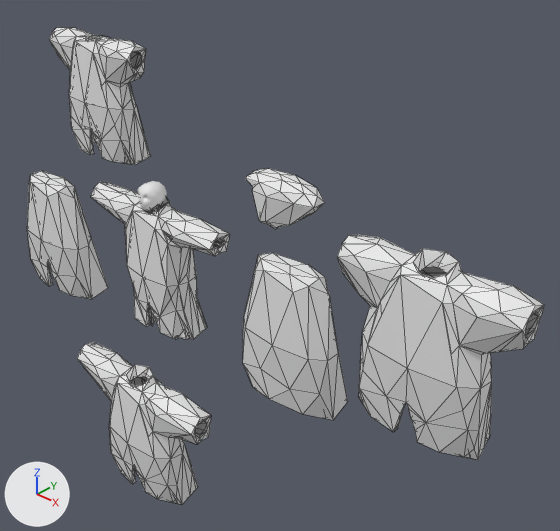
What one commit did to the Blender file maybraid/art/characters/clothes/proto_robe.blend.
Rendered twice from a 50 mm lens placed at (7.13, -5.52, 4.83), pointed at (1.35, 0.83, 0.21). Arrows for +X, +Y and +Z are at lower left; the lights stay in place. The picture after the commit comes second. Mesh edges are drawn as thin lines on the coarser meshes.

In view in the first picture: 'Coat', 'Icosphere', 'Icosphere.001', 'LongSleeveCoat', 'ProtoCoat', 'ProtoNotchCoat', 'ProtoSleevedCoat', 'ShortSleeveCoat', 'SleeveVolume'.
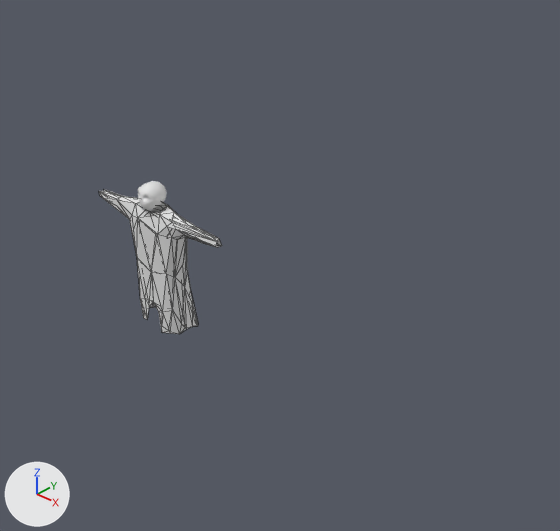
Boxes [x1, y1, x2, y2] around the edits, measured in the pictures (560 x 531 px):
'ShortSleeveCoat', hidden
    before: [337, 235, 544, 460]
'ProtoCoat', hidden
    before: [243, 253, 348, 420]
'LongSleeveCoat', hidden
    before: [77, 342, 211, 504]
'Coat', reshaped (11% narrower, 8% shorter)
    before: [91, 182, 230, 340]
    after: [99, 189, 222, 334]
'ProtoSleevedCoat', hidden
    before: [49, 27, 150, 165]
'ProtoNotchCoat', hidden
    before: [27, 171, 108, 299]
'SleeveVolume', hidden
    before: [245, 169, 325, 229]
'Icosphere', hidden (mostly hidden)
    before: [148, 205, 223, 339]

Patch to the scene script:
```diff
--- a/maybraid/art/characters/clothes/proto_robe.blend.py
+++ b/maybraid/art/characters/clothes/proto_robe.blend.py
@@ me_icosphere_001 @@
 # used by ob_coat; location = (0.0, 0.0, 0.0)
-me_icosphere_001.from_pydata(...)  # 315 vertices, 631 faces; spans x -1.17..1.16, y -0.29..0.38, z -0.86..0.98
+me_icosphere_001.from_pydata(...)  # 187 vertices, 379 faces; spans x -1.15..1.15, y -0.17..0.35, z -0.86..0.92
+# me_icosphere_001 part 1: 315 vertices removed from x -1.17..1.16, y -0.29..0.38, z -0.86..0.98; 187 vertices added at x -1.15..1.15, y -0.17..0.35, z -0.86..0.92
@@ ob_icosphere @@
 ob_icosphere.location = (0.0, 0.0, 0.0)
+ob_icosphere.hide_set(True)
@@ ob_protocoat @@
 ob_protocoat.scale = (0.8, 0.3, 1.0)
+ob_protocoat.hide_set(True)
@@ ob_protonotchcoat @@
 ob_protonotchcoat.scale = (0.8, 0.3, 1.0)
+ob_protonotchcoat.hide_set(True)
@@ ob_sleevevolume @@
 ob_sleevevolume.location = (1.22, 0.35, 0.76)
+ob_sleevevolume.hide_set(True)
@@ ob_protosleevedcoat @@
 ob_protosleevedcoat.location = (-2.34, 0.99, 1.59)
+ob_protosleevedcoat.hide_set(True)
@@ ob_shortsleevecoat @@
 ob_shortsleevecoat.location = (4.18, -0.33, 0.78)
+ob_shortsleevecoat.hide_set(True)
@@ ob_longsleevecoat @@
 ob_longsleevecoat.location = (0.38, -0.77, -2.03)
+ob_longsleevecoat.hide_set(True)
```
